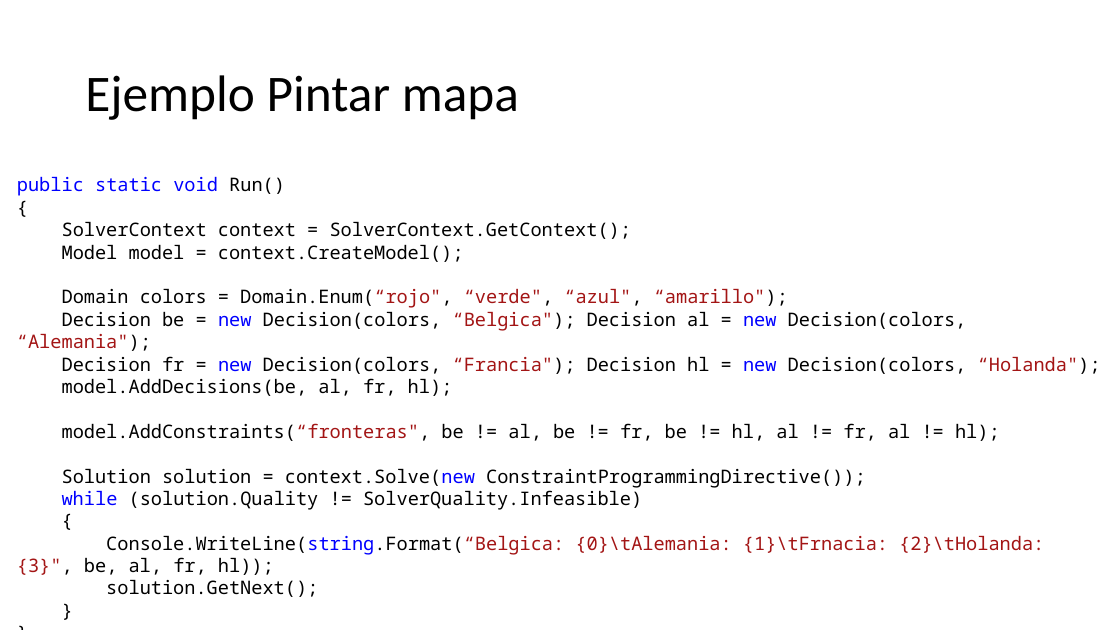
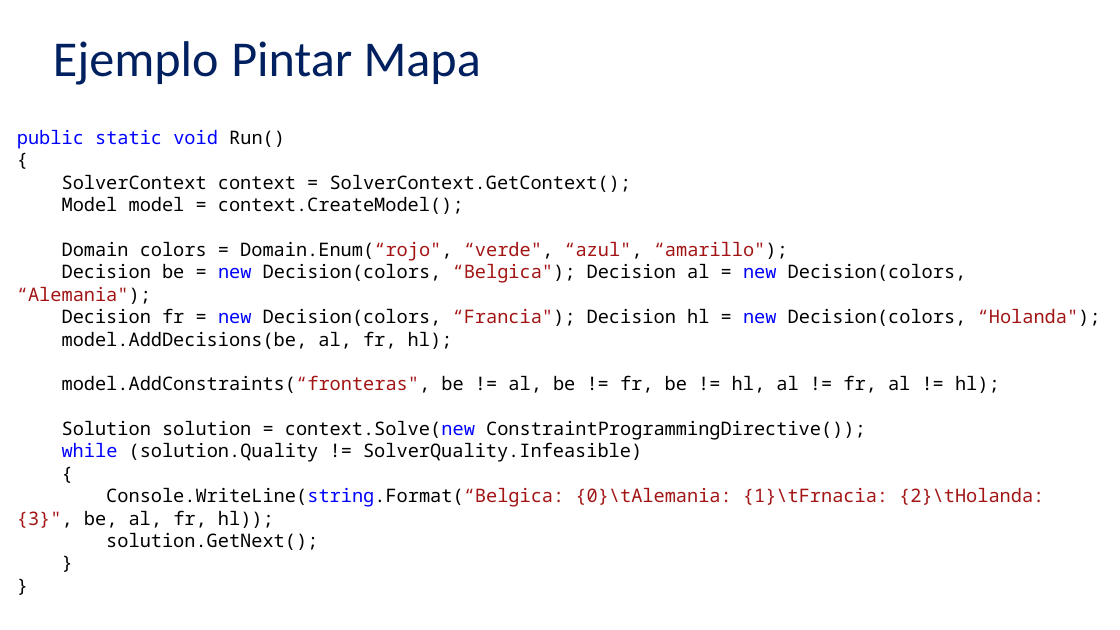
Before and after one commit to victordpc/ProgramacionRestricciones, a slide deck: slide 11 of Presentacion/Solver Foundation.pptx (slide 12 before the commit). Drawn at 1120x630 pixels with LibreOffice and Linux fonts; fonts in the diff are those of the drawing. Boxes give left, top, right and bottom in pixels: in the first picture for what was removed or moved away, otherwise in the second. Text is boxed around its words. In the diff, an @@ line names an element or a change of style, - is before the commit and + after.

```diff
--- a/Presentacion/Solver Foundation.pptx
+++ b/Presentacion/Solver Foundation.pptx
@@ title at bbox=[53, 41, 481, 85]: text changed; size 44 to 43 pt; text colour #000000 to #002060 @@
-Ejemplo Pintar mapa
+Ejemplo Pintar Mapa
@@ text "public static void Run()": place and size @@
-text "public static void Run()" at bbox=[17, 176, 1101, 597]
+text "public static void Run()" at bbox=[17, 129, 1101, 550]
```
Also in this commit, not shown: 10 other slides changed, 1 slide added, 2 slides removed.
